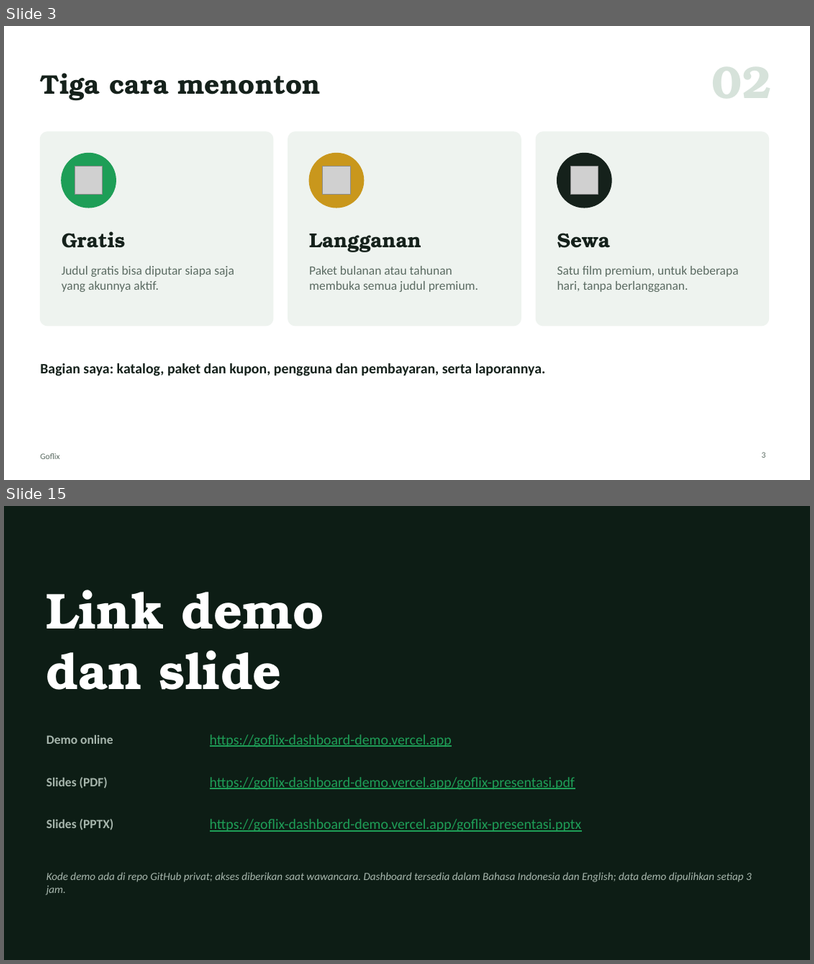
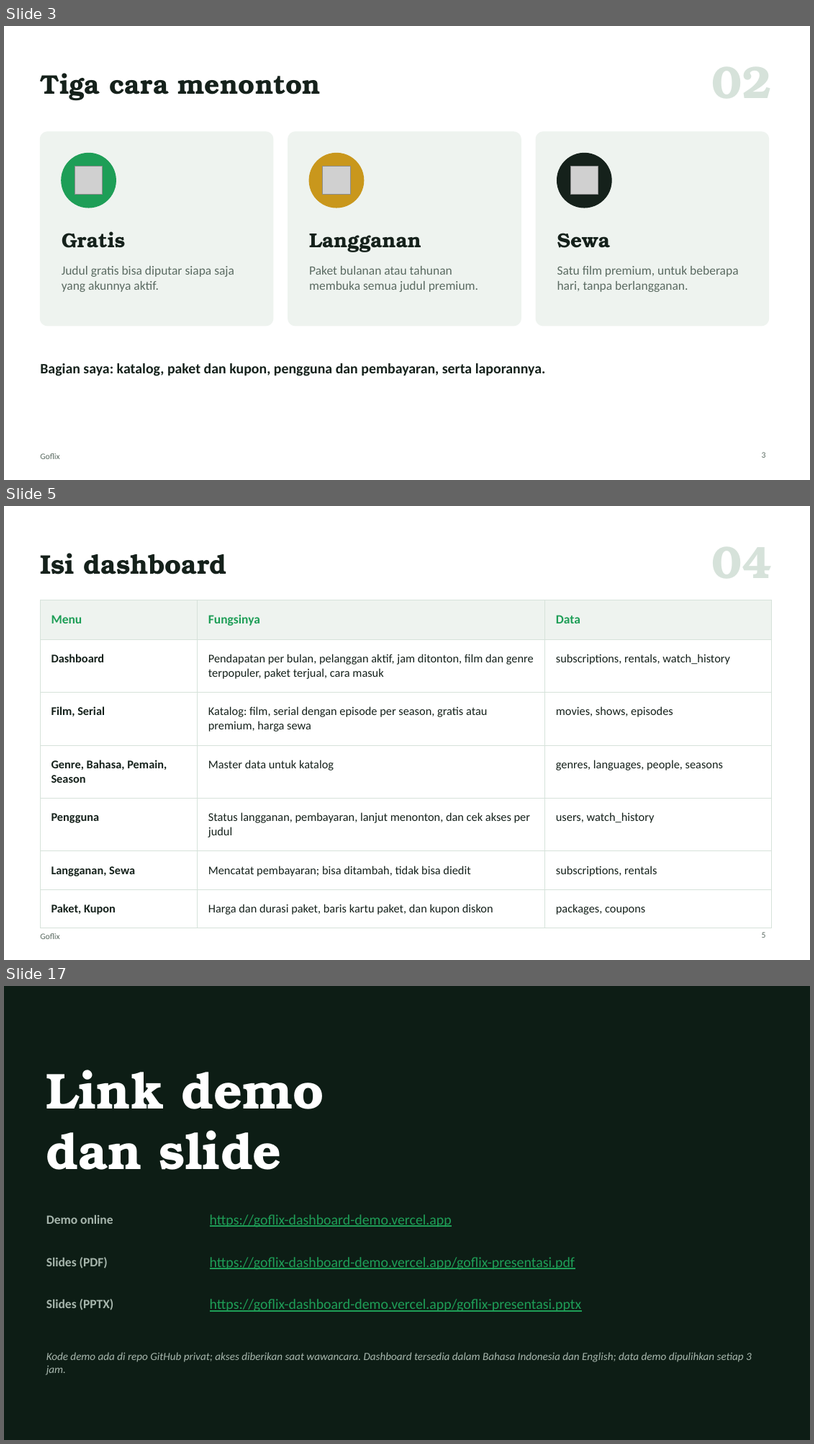
Before and after one commit to Enricosaputra/goflix-dashboard-demo, a slide deck: docs/Goflix-presentasi.pptx. Shown one above the other, each under a label of ours: slides 3 and 15 before the commit, slides 3, 5 and 17 after it; the slides between them are not shown. The pictures are 814x964 and 814x1444 pixels, drawn with LibreOffice and Linux fonts; fonts in the diff are those of the drawing; grey boxes stand for pictures. Boxes give left, top, right and bottom in pixels: in the first picture for what was removed or moved away, otherwise in the second. Text is boxed around its words. In the diff, an @@ line names an element or a change of style, - is before the commit and + after.

Commit message:
Decks: explain the app first (who uses it, user journey, dashboard menus)

```diff
--- a/docs/Goflix-presentasi.pptx
+++ b/docs/Goflix-presentasi.pptx
@@ slide 5 added at (4,506,810,960), background #FFFFFF; not listed: 1 template element that a slide beside it also shows @@
@@ title added at (40,553,227,574), 32 pt, text #15211B, bold @@
+Isi dashboard
@@ table added at (40,600,772,917), 7 rows, 3 columns @@
+Menu | Fungsinya | Data
+Dashboard | Pendapatan per bulan, pelanggan aktif, jam ditonton, film dan genre terpopuler, paket terjual, cara masuk | subscriptions, rentals, watch_history
+Film, Serial | Katalog: film, serial dengan episode per season, gratis atau premium, harga sewa | movies, shows, episodes
+Genre, Bahasa, Pemain, Season | Master data untuk katalog | genres, languages, people, seasons
+Pengguna | Status langganan, pembayaran, lanjut menonton, dan cek akses per judul | users, watch_history
+Langganan, Sewa | Mencatat pembayaran; bisa ditambah, tidak bisa diedit | subscriptions, rentals
+Paket, Kupon | Harga dan durasi paket, baris kartu paket, dan kupon diskon | packages, coupons
@@ page number added at (762,932,766,937), 10 pt, text #5B6B62 @@
+5
@@ what was slide 15 is now slide 17 @@
```
Also in this commit, not shown: 11 slides changed, 1 other slide added, 7 other files.
